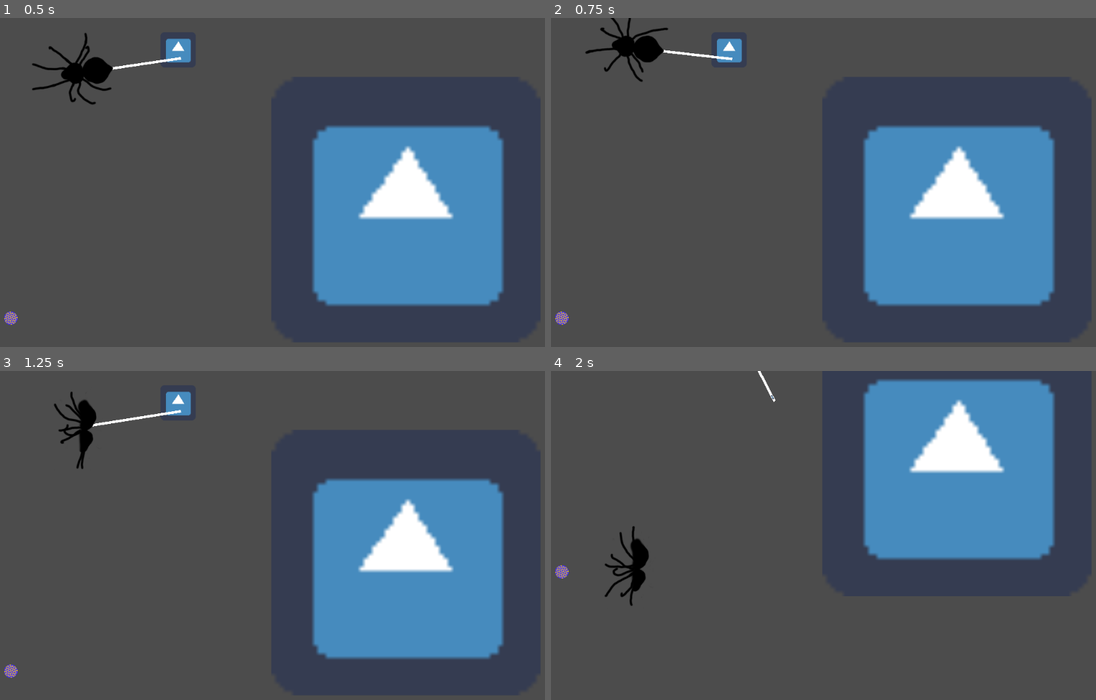
Above: before the commit, frames 1-4 (two rows, left to right).
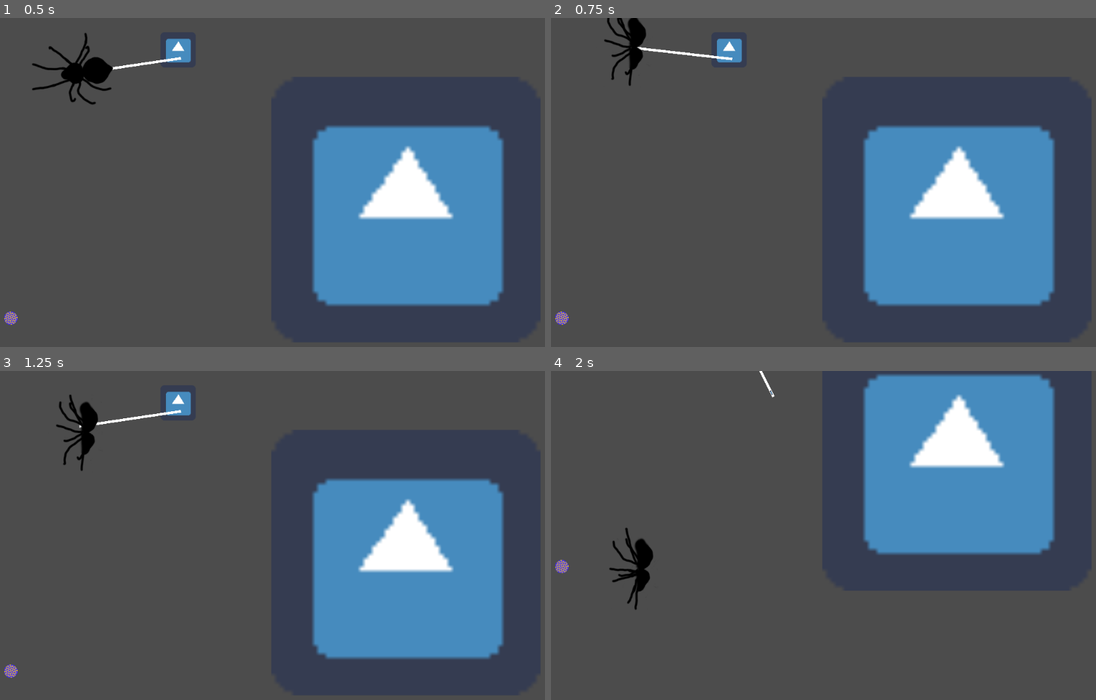
Above: after the commit, the same moments.

Repository: MarmotaGames/aracnotopia
Game: Godot game, scene res://web/newWeb.tscn
Same seed, same stepped clock (60 frames per second), same inputs: the game is played once before the commit and once after it. This scene is started directly instead of the project's main scene. The engine's default icon, where the game draws it, is replaced by a stand-in: a white triangle on a blue panel in a dark square.
Inputs (mouse positions are in pixels of both pictures, inside the frame that each line leads up to):
- Up to frame 1 (0.5 s): no input
- Up to frame 2 (0.75 s): move the mouse to (937, 166) at 0.52 s; hold Right (ui_right) from 0.53 s (still down); tap Ctrl (attachOrDetach, bound only before the commit) at 0.6 s; click (937, 166) at 0.67 s
- Up to frame 3 (1.25 s): keep holding Right (ui_right); tap L (secretar, bound only before the commit) at 0.8 s
- Up to frame 4 (2 s): move the mouse to (703, 551) at 1.27 s; release Right (ui_right) at 1.28 s; hold Down (ui_down) from 1.28 s (still down); tap L (secretar, bound only before the commit) at 1.35 s; click (703, 551) at 1.42 s; tap Ctrl (attachOrDetach, bound only before the commit) at 1.55 s

Frame 1 is identical in both runs. In frame 2, 0.9% of the frame differs, in the area x 6-26%, y 0-21%; in frame 3, 0.5%; in frame 4, 3.4%, in the area x 0-93%, y 0-73%.

Commit message:
Update devlog and improve code structure

Diff:
--- a/GodotProject/web/ball/Ball.tscn
+++ b/GodotProject/ball/Ball.tscn
@@ -1,7 +1,8 @@
 [gd_scene load_steps=4 format=2]
 
-[ext_resource path="res://web/ball/Ball.gd" type="Script" id=1]
+[ext_resource path="res://ball/Ball.gd" type="Script" id=1]
 [ext_resource path="res://assets/web/Ball.png" type="Texture" id=2]
+
 
 [sub_resource type="CircleShape2D" id=1]
 
--- a/GodotProject/levels/main/main.tscn
+++ b/GodotProject/levels/main/main.tscn
@@ -4,7 +4,6 @@
 [ext_resource path="res://assets/background/background.png" type="Texture" id=2]
 [ext_resource path="res://areas/ContactArea.gd" type="Script" id=3]
 [ext_resource path="res://areas/DeathArea.gd" type="Script" id=4]
-
 
 [sub_resource type="RectangleShape2D" id=1]
 
@@ -22,6 +21,7 @@
 [node name="Spider" parent="." index="0" instance=ExtResource( 1 )]
 
 position = Vector2( 731.377, 601.121 )
+speed = 300
 
 [node name="BackgroundSprite" type="Sprite" parent="." index="1"]
 
--- a/GodotProject/player/Player_rigido.gd
+++ b/GodotProject/player/Player_rigido.gd
@@ -1,31 +1,33 @@
 extends RigidBody2D
+
+onready var webNode = get_node("../Web")
+onready var pinJointNode = get_node("../Web/PinJoint2D")
+onready var positionNode = get_node("../Web/Sprite/Position2D")
 
 var spiderInArea = true
 var spiderOnWeb = false
+var fallInit = true
+var fall = false
+var init = false
 
-var speed = 300
+export (int) var speed = 300
 var direction = Vector2(0,-1)
 var angle = 0
-var fall = false
 var dirKeys = [0, 0, 0, 0]
-var fallInit = true
-var init = false
-onready var webNode = get_node("../Web")
 
 func _ready():
 	init = true
 
+func _integrate_forces(state):
+	if spiderOnWeb:
+		var pointPosition = positionNode.get_global_position()
+		var xform = state.get_transform()
 
-func _integrate_forces(state):
-	var positionNode = get_node("../Web/Sprite/Position2D")
-	var pointPosition = positionNode.get_global_position()
-	var xform = state.get_transform()
-
-	if webNode.isStretching:
-		get_node("../Web/PinJoint2D").set_node_b("")
-		xform.origin = pointPosition
-		state.set_transform(xform)
-		get_node("../Web/PinJoint2D").set_node_b("../../Spider")
+		if webNode.isStretching:
+			pinJointNode.set_node_b("")
+			xform.origin = pointPosition
+			state.set_transform(xform)
+			pinJointNode.set_node_b("../../Spider")
 
 func _physics_process(delta):
 	if fall:
@@ -40,10 +42,9 @@
 	update_direction()
 	update_rotation()
 
-
-
 	if 1 in dirKeys and not fall:
-		#Verifica se alguma das teclas direcionais está apertada e processa o movimento
+		#Verifica se alguma das teclas direcionais está apertada
+		#e processa o movimento
 		set_linear_velocity(direction.normalized()*speed)
 	else:
 		if not fall:
@@ -91,7 +92,7 @@
 	if !Input.is_action_pressed("ui_up") and !Input.is_action_pressed("ui_right") and !Input.is_action_pressed("ui_left") and !Input.is_action_pressed("ui_down") and !fall:
 		$AnimatedSprite.playing = false
 
-	if spiderInArea and not $StickTimer.time_left and Input.is_action_just_pressed("attachOrDetach"):
+	if spiderInArea and not $StickTimer.time_left and Input.is_action_just_pressed("attachOrDetachFromArea"):
 			if fall or spiderOnWeb:
 				set_linear_velocity(Vector2(0,0))
 				fall = false
@@ -102,8 +103,8 @@
 				$StickTimer.start()
 				if spiderOnWeb:
 					spiderOnWeb = false
-					get_node("../Web").isStretching = false
-					get_node("../Web/PinJoint2D").set_node_b("")
+					webNode.isStretching = false
+					pinJointNode.set_node_b("")
 
 			else:
 				fall = true
@@ -112,11 +113,10 @@
 func update_rotation():
 	if spiderOnWeb:
 		if init:
-			self.rotation_degrees = get_node("../Web").rotation_degrees
+			self.rotation_degrees = webNode.rotation_degrees
 		else:
 			self.rotation_degrees = 0
 	else:
-
 		if direction.x == 0:
 			if direction.y == -1:
 				#angle = 180
@@ -135,7 +135,6 @@
 				#angle = 315
 				self.rotation_degrees = -45
 
-
 		if direction.x == -1:
 			if direction.y == -1:
 				self.rotation_degrees = 135
--- a/GodotProject/project.godot
+++ b/GodotProject/project.godot
@@ -34,9 +34,11 @@
  ]
 stretchWeb=[ Object(InputEventMouseButton,"resource_local_to_scene":false,"resource_name":"","device":0,"alt":false,"sh …(213 unchanged characters)…
  ]
-secretar=[ Object(InputEventKey,"resource_local_to_scene":false,"resource_name":"","device":0,"alt":false,"shift":false,"control":false,"meta":false,"command":false,"pressed":false,"scancode":76,"unicode":0,"echo":false,"script":null)
+excreteOrLeaveWeb=[ Object(InputEventKey,"resource_local_to_scene":false,"resource_name":"","device":0,"alt":false,"shift":false,"control":false,"meta":false,"command":false,"pressed":false,"scancode":76,"unicode":0,"echo":false,"script":null)
+, Object(InputEventMouseButton,"resource_local_to_scene":false,"resource_name":"","device":0,"alt":false,"shift":false,"control":false,"meta":false,"command":false,"button_mask":0,"position":Vector2( 0, 0 ),"global_position":Vector2( 0, 0 ),"factor":1.0,"button_index":1,"pressed":false,"doubleclick":false,"script":null)
+, Object(InputEventMouseButton,"resource_local_to_scene":false,"resource_name":"","device":0,"alt":false,"shift":false,"control":false,"meta":false,"command":false,"button_mask":0,"position":Vector2( 0, 0 ),"global_position":Vector2( 0, 0 ),"factor":1.0,"button_index":2,"pressed":false,"doubleclick":false,"script":null)
  ]
-attachOrDetach=[ Object(InputEventKey,"resource_local_to_scene":false,"resource_name":"","device":0,"alt":false,"shift":false,"control":false,"meta":false,"command":false,"pressed":false,"scancode":16777238,"unicode":0,"echo":false,"script":null)
+attachOrDetachFromArea=[ Object(InputEventKey,"resource_local_to_scene":false,"resource_name":"","device":0,"alt":false,"shift":false,"control":false,"meta":false,"command":false,"pressed":false,"scancode":16777238,"unicode":0,"echo":false,"script":null)
 , Object(InputEventKey,"resource_local_to_scene":false,"resource_name":"","device":0,"alt":false,"shift":false,"control":false,"meta":false,"command":false,"pressed":false,"scancode":32,"unicode":0,"echo":false,"script":null)
  ]
 
--- a/GodotProject/web/Web.gd
+++ b/GodotProject/web/Web.gd
@@ -1,10 +1,10 @@
 extends RigidBody2D
 
 onready var spiderNode = get_node("../Spider")
-onready var spiderDummyNode = get_node("../SpiderDummy")
 
-var hasStretched = false
 var isStretching = false
+export var inferiorStretchLimit = 0.35
+export var superiorStretchLimit = 1.5
 
 func _ready():
 	spiderNode.spiderOnWeb = true
@@ -18,7 +18,7 @@
 		else:
 			isStretching = false
 
-	if Input.is_action_just_pressed("secretar"):
+	if Input.is_action_just_pressed("excreteOrLeaveWeb"):
 		if spiderNode.spiderOnWeb:
 			isStretching = false
 			$PinJoint2D.set_node_b("")
@@ -26,29 +26,35 @@
 			spiderNode.fall = true
 		elif not spiderNode.fall:
 			#iniciar secrecão
-			#spiderNode.spiderOnWeb = true DESCOMENDAR QUANDO IMPLEMENTAR
+			#spiderNode.spiderOnWeb = true DESCOMENTAR QUANDO IMPLEMENTAR
 			pass
 
 func stretch(direction):
-	hasStretched = true
 	isStretching = true
-
-	var rot = self.rotation_degrees
-	var yPercentage = 1
-	var xPercentage = 1
-	var inferiorLimit = 0.22
-	var superiorLimit = 1.5
 
 	var scale = $Sprite.get_scale()
 
-	if direction == "down" and scale.y < superiorLimit:
+	if direction == "down" and scale.y < superiorStretchLimit:
 		scale.y += 0.001*3
-	elif direction == "up" and scale.y > inferiorLimit:
+	elif direction == "up" and scale.y > inferiorStretchLimit:
 		scale.y -= 0.001*3
 
 	$Sprite.set_scale(scale)
 	$CollisionShape2D.set_scale(scale)
+
+	positionSprite(direction, scale)
+
+	var pointPosition = $Sprite/Position2D.get_global_position()
+	$PinJoint2D.set_global_position(pointPosition)
+
+func positionSprite(direction, spriteScale):
+	if spriteScale.y > superiorStretchLimit or spriteScale.y < inferiorStretchLimit:
+		return
+
+	var yPercentage = 1
+	var xPercentage = 1
 	var spritePosition = $Sprite.get_global_position()
+	var rot = self.rotation_degrees
 
 	if abs(rot) > 60:
 		yPercentage = 0.94
@@ -63,17 +69,12 @@
 	var yMagicNumber = (0.116-((abs(rot)/10)*0.0130 - 0.022))*3
 	var xMagicNumber = (0.0055-(((abs(rot)/10)*0.0115 - 0.040)/100)*1.3)*rot
 
-	if direction == "down" and scale.y < superiorLimit:
+	if direction == "down":
 		spritePosition.y += yMagicNumber*yPercentage
 		spritePosition.x -= xMagicNumber*xPercentage
-	if direction == "up" and scale.y > inferiorLimit:
+	elif direction == "up":
 		spritePosition.y -= yMagicNumber*yPercentage
 		spritePosition.x += xMagicNumber*xPercentage
 
 	$Sprite.set_global_position(spritePosition)
 	$CollisionShape2D.set_global_position(spritePosition)
-
-	var jointPosition = $PinJoint2D.get_global_position()
-
-	var pointPosition = $Sprite/Position2D.get_global_position()
-	$PinJoint2D.set_global_position(pointPosition)
--- a/GodotProject/web/newWeb.tscn
+++ b/GodotProject/web/newWeb.tscn
@@ -1,11 +1,11 @@
-[gd_scene load_steps=9 format=2]
+[gd_scene load_steps=8 format=2]
 
-[ext_resource path="res://web/ball/Ball.tscn" type="PackedScene" id=1]
+[ext_resource path="res://ball/Ball.tscn" type="PackedScene" id=1]
 [ext_resource path="res://icon.png" type="Texture" id=2]
 [ext_resource path="res://areas/ContactArea.gd" type="Script" id=3]
 [ext_resource path="res://web/Web.tscn" type="PackedScene" id=4]
-[ext_resource path="res://web/SpiderDummy.tscn" type="PackedScene" id=5]
-[ext_resource path="res://player/Player_rigido.tscn" type="PackedScene" id=6]
+[ext_resource path="res://player/Player_rigido.tscn" type="PackedScene" id=5]
+
 
 [sub_resource type="RectangleShape2D" id=1]
 
@@ -87,25 +87,21 @@
 position = Vector2( 354.636, 161.935 )
 angular_velocity = 15.0
 _sections_unfolded = [ "Angular", "Applied Forces", "Collision", "Linear", "Pickable", "Transform" ]
+inferiorStretchLimit = 0.35
+superiorStretchLimit = 1.5
 
 [node name="PinJoint2D" parent="Web" index="2"]
 
 node_b = NodePath("../../Spider")
 
-[node name="SpiderDummy" parent="." index="4" instance=ExtResource( 5 )]
-
-position = Vector2( -127.113, 209.42 )
-mode = 2
-gravity_scale = 6.0
-_sections_unfolded = [ "Angular", "Applied Forces", "Collision", "Linear", "Transform" ]
-
-[node name="Spider" parent="." index="5" instance=ExtResource( 6 )]
+[node name="Spider" parent="." index="4" instance=ExtResource( 5 )]
 
 position = Vector2( 355.406, 245.263 )
 rotation = 3.14159
 mode = 2
 gravity_scale = 5.0
 _sections_unfolded = [ "Angular", "Applied Forces", "Collision", "Linear", "Transform" ]
+speed = 300
 
 
 [editable path="Web"]
Renamed: GodotProject/web/ball/Ball.gd -> GodotProject/ball/Ball.gd
Renamed: GodotProject/web/SpiderDummy.tscn -> GodotProject/player/SpiderDummy.tscn
Not shown, changed: devlog.txt
